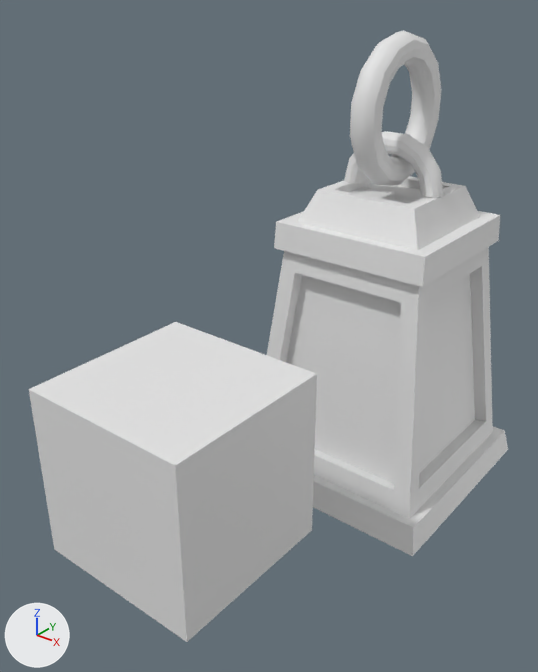
What one commit did to the Blender file Swords and Sails/Lamp.blend.
The view is the same before and after, from a 50 mm camera at (0.452, -0.809, 0.646) aimed at (-0.036, -0.2, 0.268). Every picture has the same lights, and +X, +Y and +Z are marked at lower left.

The scene before the commit, as lines of its bpy script (objects in view):
```python
me_cube_003 = bpy.data.meshes.new('Cube.003')
me_cube_003.from_pydata(...)  # 340 vertices, 322 faces; spans x -4.0..3.9, y -3.9..3.9, z -5.3..10.3
me_cube_003.polygons.foreach_set('use_smooth', [True] * 322)
me_cube_004 = bpy.data.meshes.new('Cube.004')
me_cube_004.from_pydata(...)  # 16 vertices, 4 faces; spans x -2.87..2.88, y -2.81..2.82, z -3.67..2.69
me_cube_004.polygons.foreach_set('use_smooth', [True] * 4)
me_cube_005 = bpy.data.meshes.new('Cube.005')
me_cube_005.from_pydata(...)  # a box spanning x -1.0..1.0, y -1.0..1.0, z -1.0..1.0
ob_cube = bpy.data.objects.new('Cube', me_cube_005)
ob_cube.location = (-0.031, -0.355, 0.176)
ob_cube.scale = (0.102, 0.102, 0.102)
ob_cube_001 = bpy.data.objects.new('Cube.001', me_cube_004)
ob_cube_001.location = (0.0, 0.0, 0.201)
ob_cube_001.scale = (0.0376, 0.0376, 0.0376)
ob_cube_002 = bpy.data.objects.new('Cube.002', me_cube_003)
ob_cube_002.location = (0.0, 0.0, 0.201)
ob_cube_002.scale = (0.0376, 0.0376, 0.0376)
```
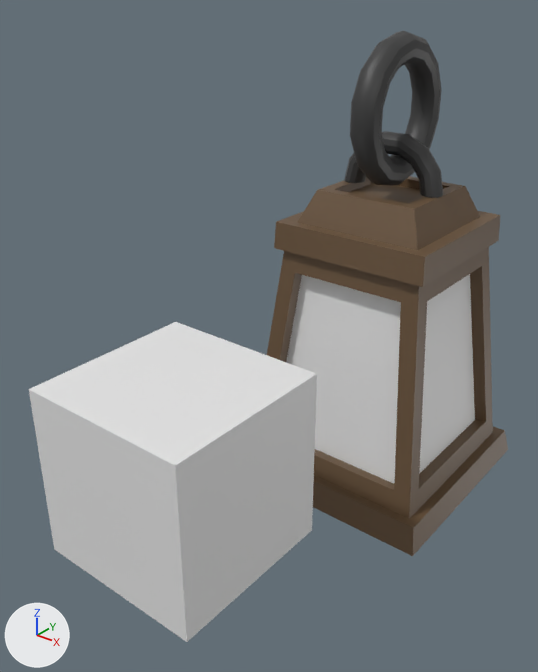
What the commit changed:
Picture 'Lamp' (img_lamp) is new.
Picture 'Chain' (img_chain) is new.
Material 'Lamp' (mat_lamp) is new.
Its texture is img_lamp.
Material 'Chain' (mat_chain) is new.
Its texture is img_chain.
me_cube_003 has 340 vertices, 322 faces and spans x -4.0..3.9, y -3.9..3.9, z -5.3..10.3.
me_cube_003 is used by ob_cube_002; location (0.0, 0.0, 0.201); scale (0.0376, 0.0376, 0.0376).
me_cube_003 part 1: all 252 faces centred in x -1.7..1.7, y -2.3..2.2, z 5.7..10.2 switch from no material to mat_chain (picture img_chain).
me_cube_003 part 2: all 70 faces centred in x -3.9..3.8, y -3.8..3.8, z -5.2..5.5 switch from no material to mat_lamp (picture img_lamp).

Where the change shows, as pixel boxes (x1, y1, x2, y2) in the pictures (538 x 672 px):
part 1 of me_cube_003, recoloured (grey to black): (344, 30, 443, 198) in both
part 2 of me_cube_003, recoloured (grey to brown): (267, 176, 508, 556) in both
